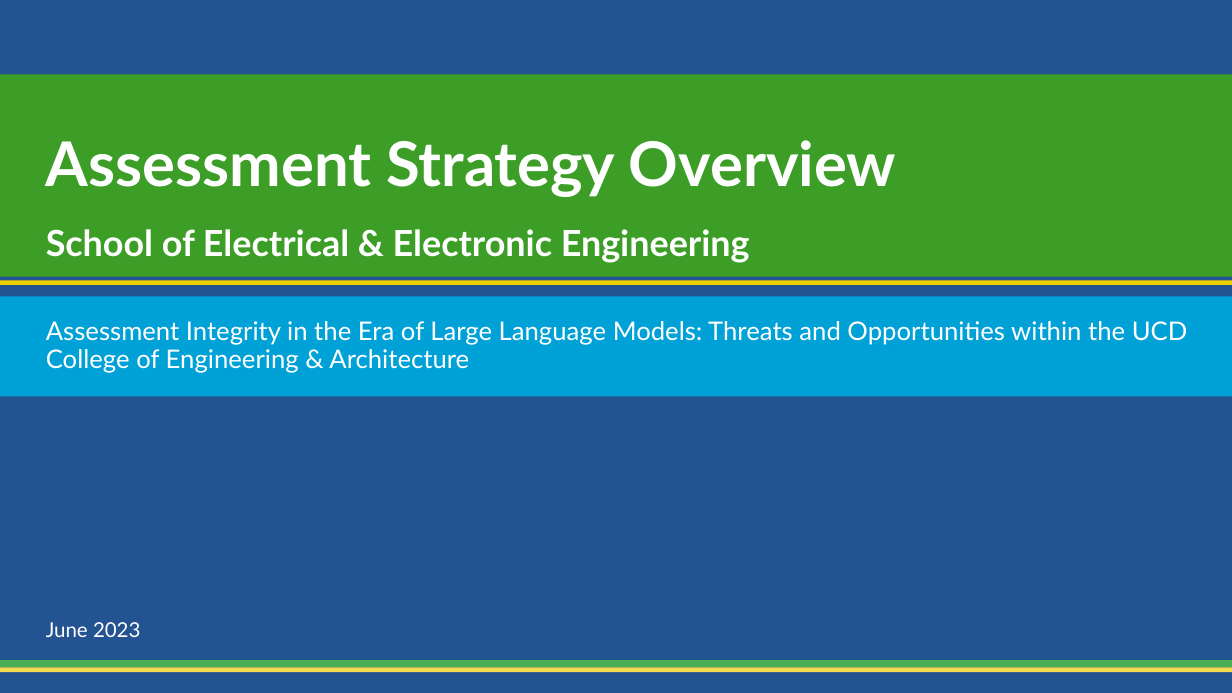
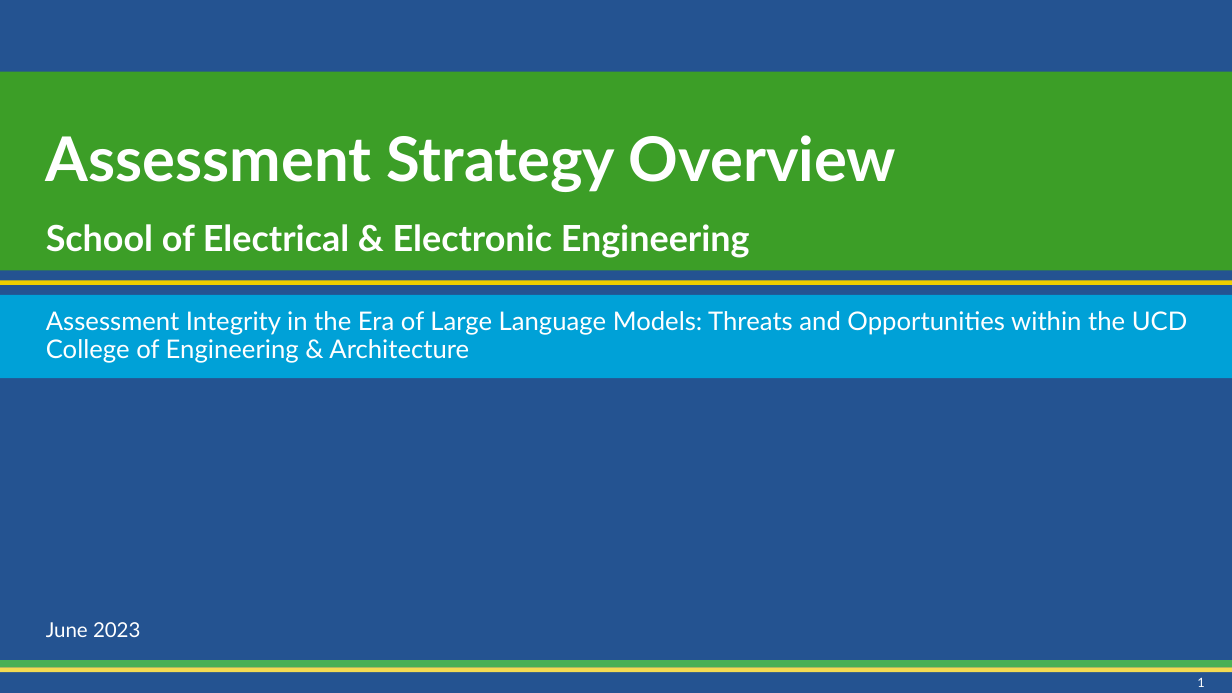
Before and after one commit to CathaloFaolain/ChatGPTAssessment, a slide deck: slide 1 of Slides/Schools Snapshot/AssessmentOverview_SEEE_202306.pptx. Drawn at 1232x693 pixels with LibreOffice and Linux fonts; fonts in the diff are those of the drawing; background and template pictures are left out. Boxes give left, top, right and bottom in pixels: in the first picture for what was removed or moved away, otherwise in the second. Text is boxed around its words. In the diff, an @@ line names an element or a change of style, - is before the commit and + after.

Commit message:
updated seee template, removed templates for other schools

```diff
--- a/Slides/Schools Snapshot/AssessmentOverview_SEEE_202306.pptx
+++ b/Slides/Schools Snapshot/AssessmentOverview_SEEE_202306.pptx
@@ title "Assessment Strategy Overview School of ...": place and size @@
-title "Assessment Strategy Overview School of ..." at (0, 75, 1232, 277)
+title "Assessment Strategy Overview School of ..." at (0, 71, 1232, 270)
@@ subtitle "Assessment Integrity in the Era ...": place and size @@
-subtitle "Assessment Integrity in the Era ..." at (0, 297, 1232, 396)
+subtitle "Assessment Integrity in the Era ..." at (0, 295, 1232, 378)
@@ page number added at (1197, 677, 1204, 687), 10 pt, text #FFFFFF @@
+1
```
Also in this commit, not shown: 5 other slides changed, 1 slide added, 5 other files.
